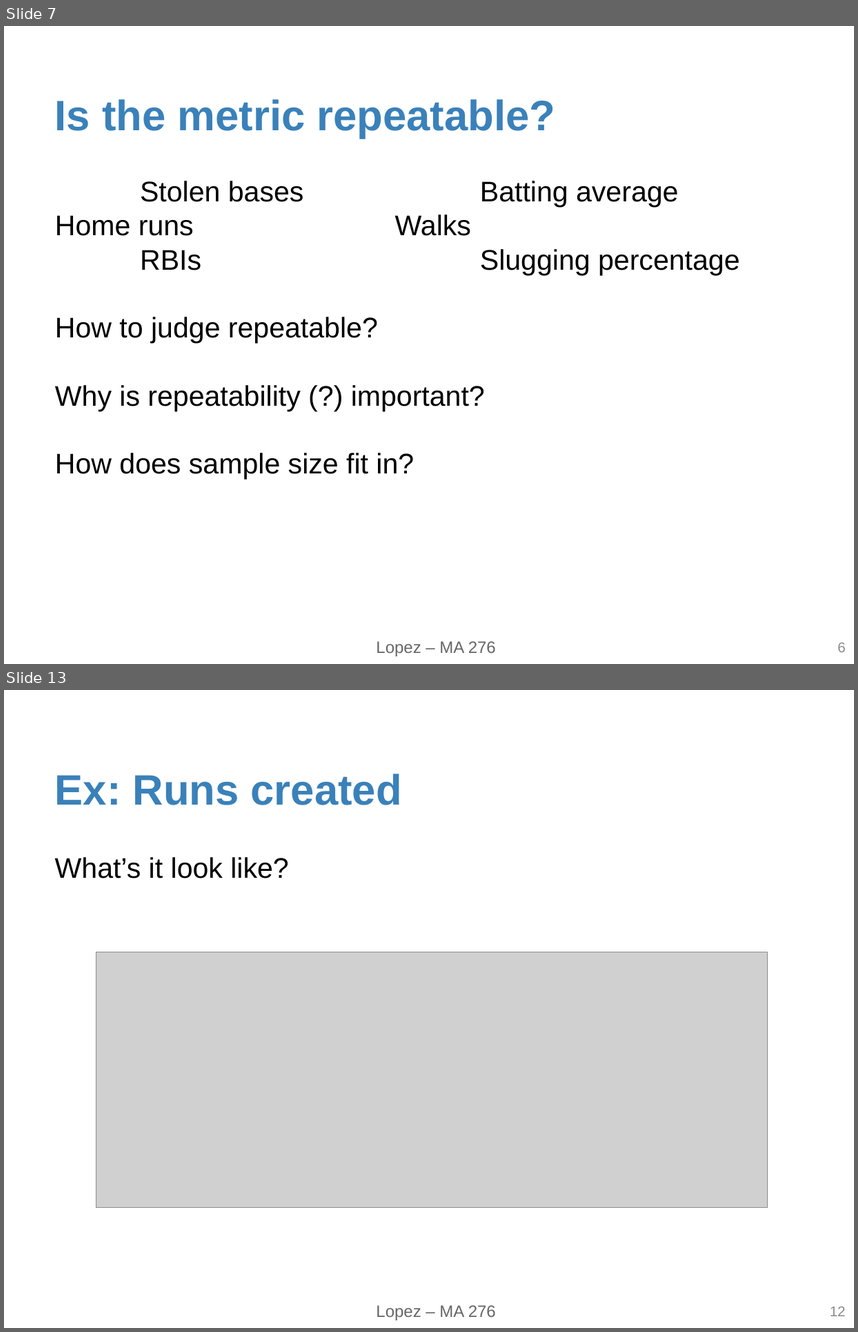
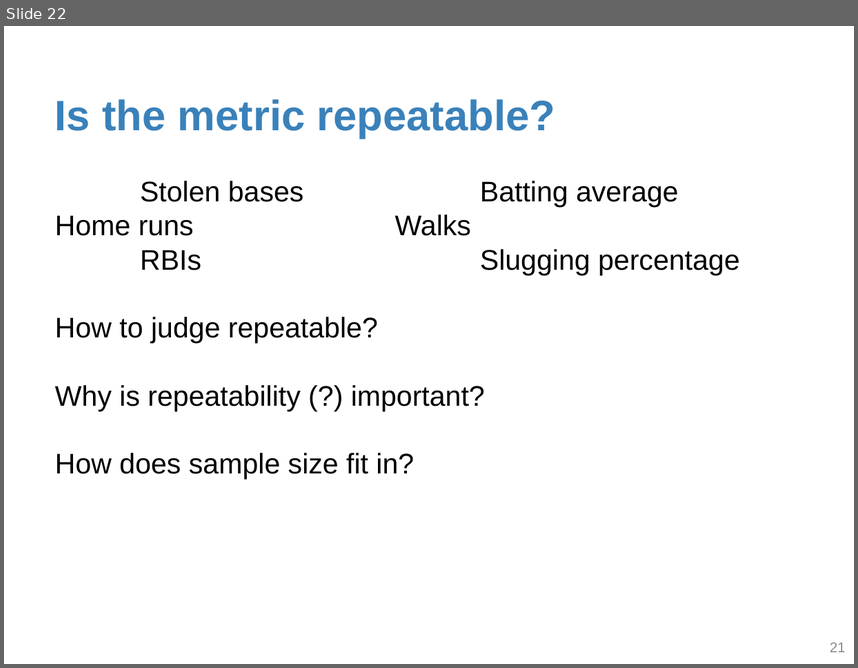
Before and after one commit to statsbylopez/FYE_18, a slide deck: Notes/lecture2.pptx. Shown one above the other, each under a label of ours: slides 7 and 13 before the commit, slide 22 after it; the slides between them are not shown. The pictures are 858x1332 and 858x668 pixels, drawn with LibreOffice and Linux fonts; fonts in the diff are those of the drawing; grey boxes stand for pictures. Boxes give left, top, right and bottom in pixels: in the first picture for what was removed or moved away, otherwise in the second. Text is boxed around its words. In the diff, an @@ line names an element or a change of style, - is before the commit and + after.

```diff
--- a/Notes/lecture2.pptx
+++ b/Notes/lecture2.pptx
@@ slide 13 removed at (4, 690, 854, 1328), background #FFFFFF; not listed: 1 template element that a slide beside it also shows @@
@@ title removed at (55, 773, 402, 805) @@
-Ex: Runs created
@@ text removed at (55, 857, 288, 878) @@
-What’s it look like?
@@ picture removed at (96, 952, 767, 1207) @@
@@ page number removed at (830, 1306, 846, 1316) @@
-12
@@ what was slide 7 is now slide 22 @@
@@ slide 22 changed as well @@
@@ text removed at (376, 641, 496, 656) @@
-Lopez – MA 276
@@ page number at (830, 642, 846, 652): text changed @@
-6
+21
```
Also in this commit, not shown: 6 other slides changed, 17 slides added, 17 other slides removed.
